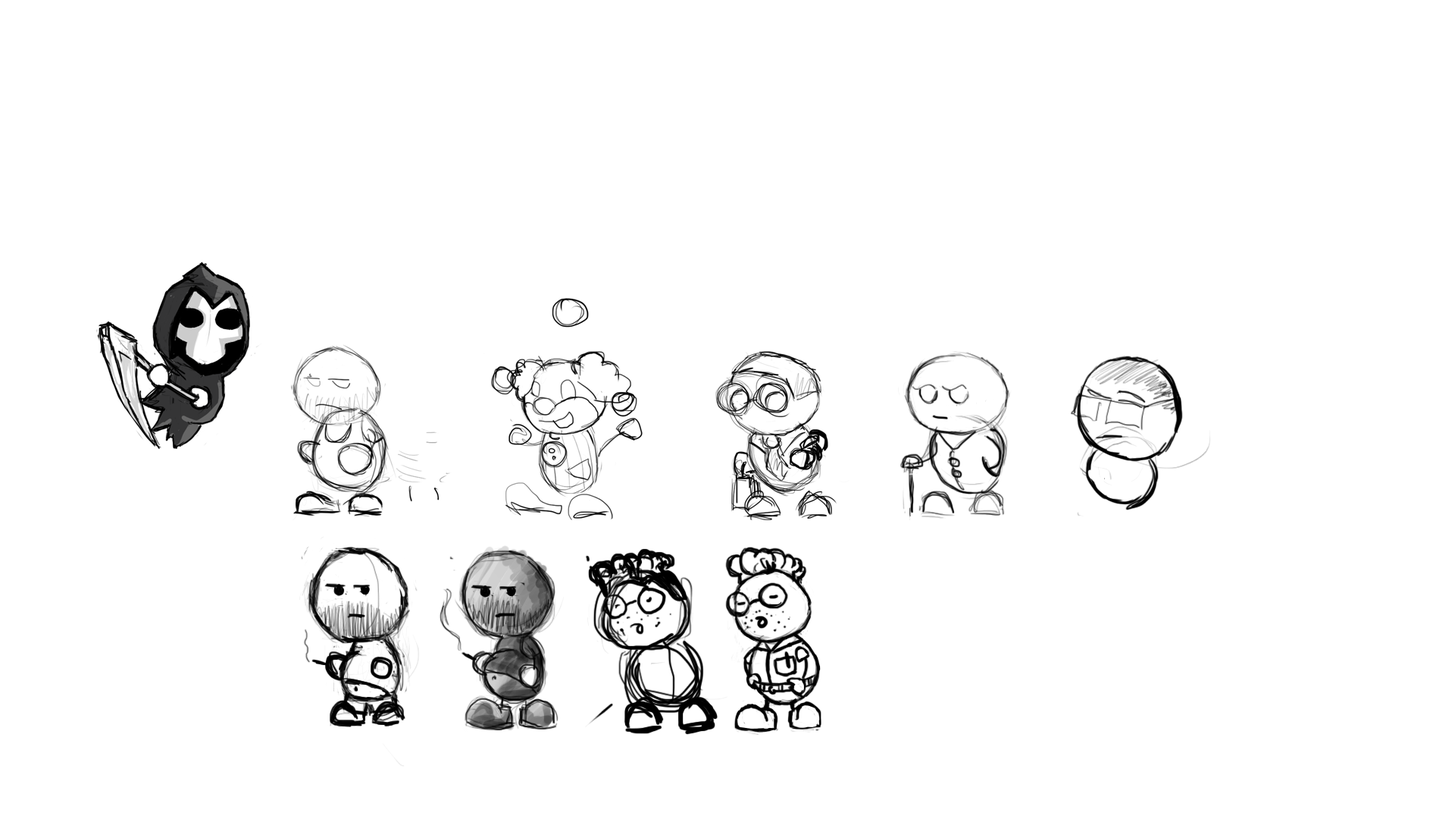
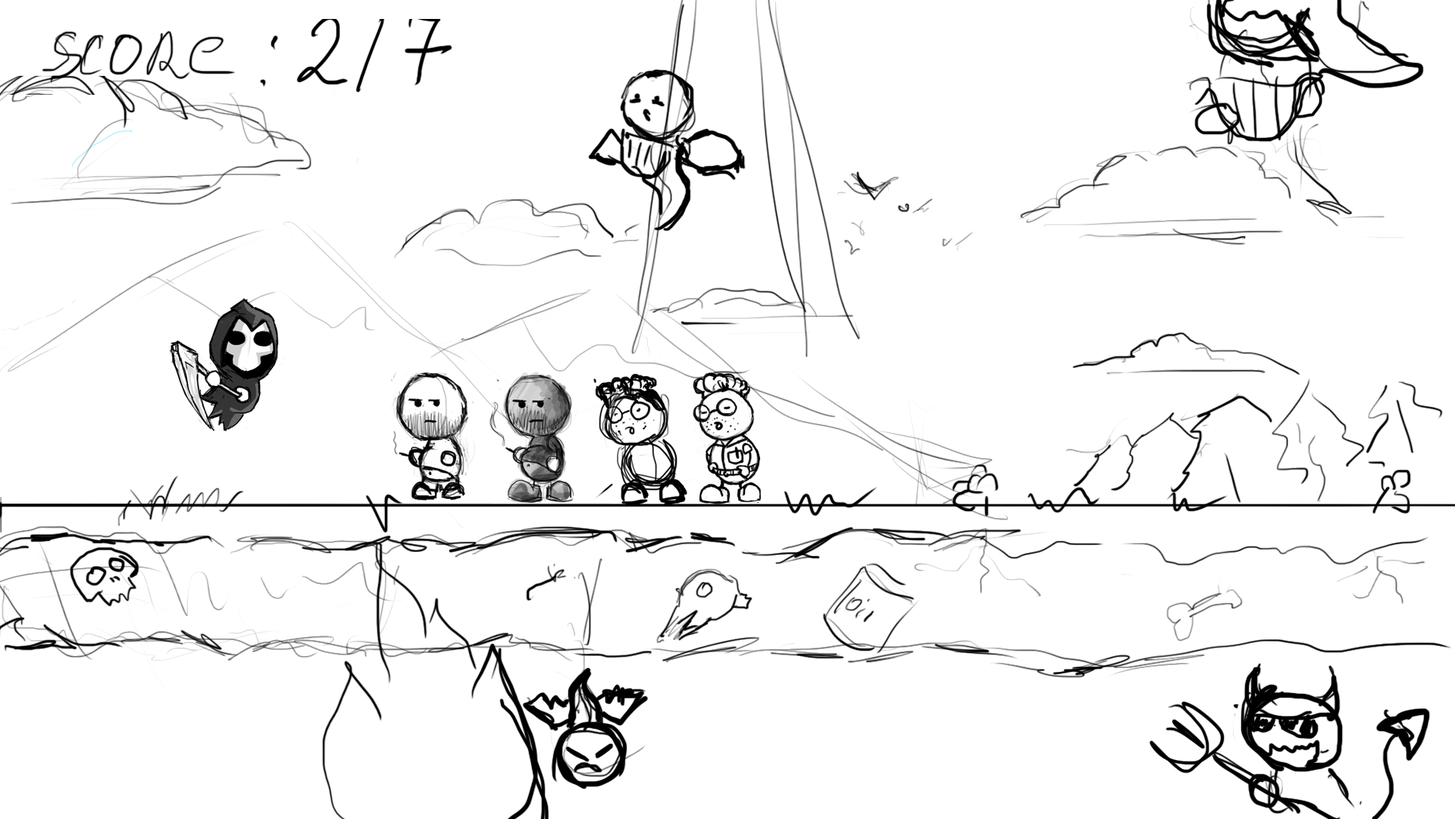
Two versions of the same layered image (1455x819). Layer-by-layer changes:
painted on "Слой 10" over [585,372,823,736]
painted on "Слой 9" over [298,364,579,767]
moved "Слой 1" above "Слой 11", painted on it over [96,261,486,450]
renamed "Слой 6" to "Слой 12", painted on it over [0,0,1455,819]
removed layer "Слой 5" over [898,350,1012,520]
removed layer "Слой 4" over [715,350,850,520]
removed layer "Слой 3" over [396,297,643,520]
removed layer "Слой 2" over [290,344,397,520]
